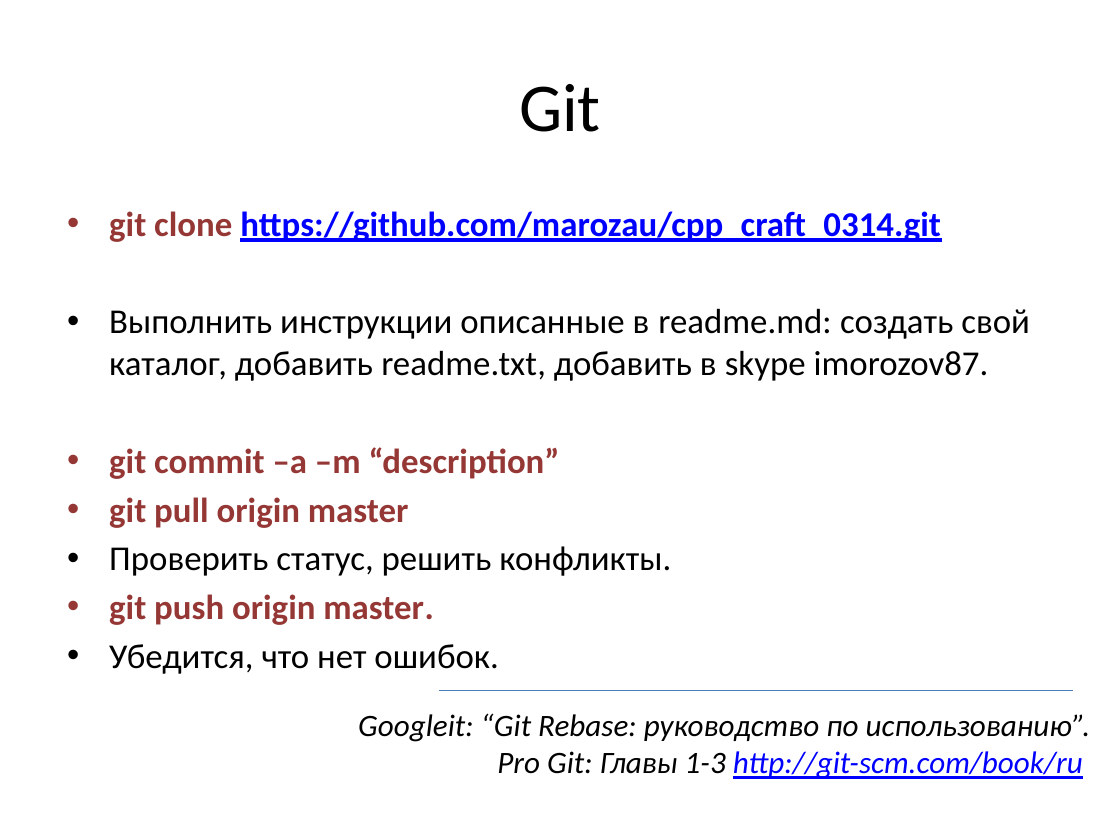
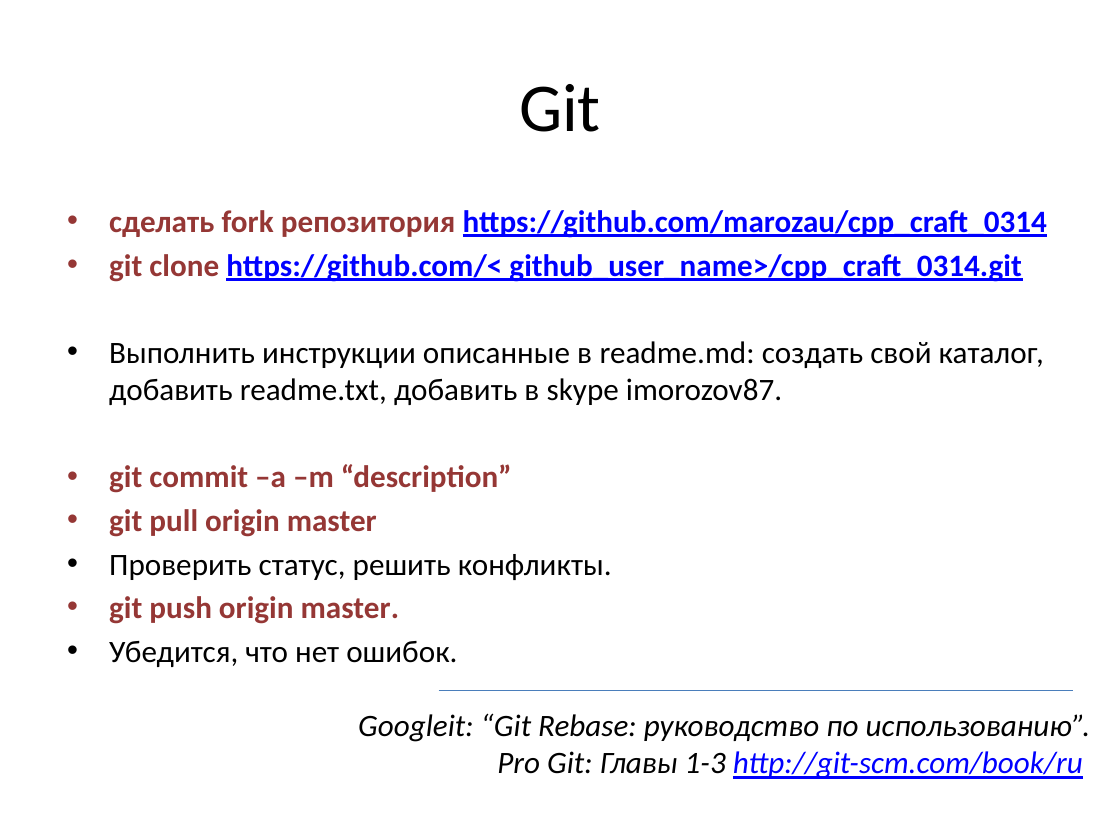
Before and after one commit to marozau/cpp_craft_0314, a slide deck: slide 5 of lections/1/cpp_craft_intro.pptx. Drawn at 1120x840 pixels with LibreOffice and Linux fonts; fonts in the diff are those of the drawing. Boxes give left, top, right and bottom in pixels: in the first picture for what was removed or moved away, otherwise in the second. Text is boxed around its words. In the diff, an @@ line names an element or a change of style, - is before the commit and + after.

Commit message:
updated intro

```diff
--- a/lections/1/cpp_craft_intro.pptx
+++ b/lections/1/cpp_craft_intro.pptx
@@ text at [109, 210, 1047, 282]: text changed; size 22.4 to 20 pt @@
-• git clone https://github.com/marozau/cpp_craft_0314.git
+• сделать fork репозитория https://github.com/marozau/cpp_craft_0314
+• git clone https://github.com/< github_user_name>/cpp_craft_0314.git
@@ text at [109, 341, 1044, 624]: size 22.4 to 20 pt in "Выполнить инструкции описанные в readme.md: создать свой ...", "git commit –a –m “description”", "git pull origin master", "Проверить статус, решить конфликты." and 2 more places @@
```
